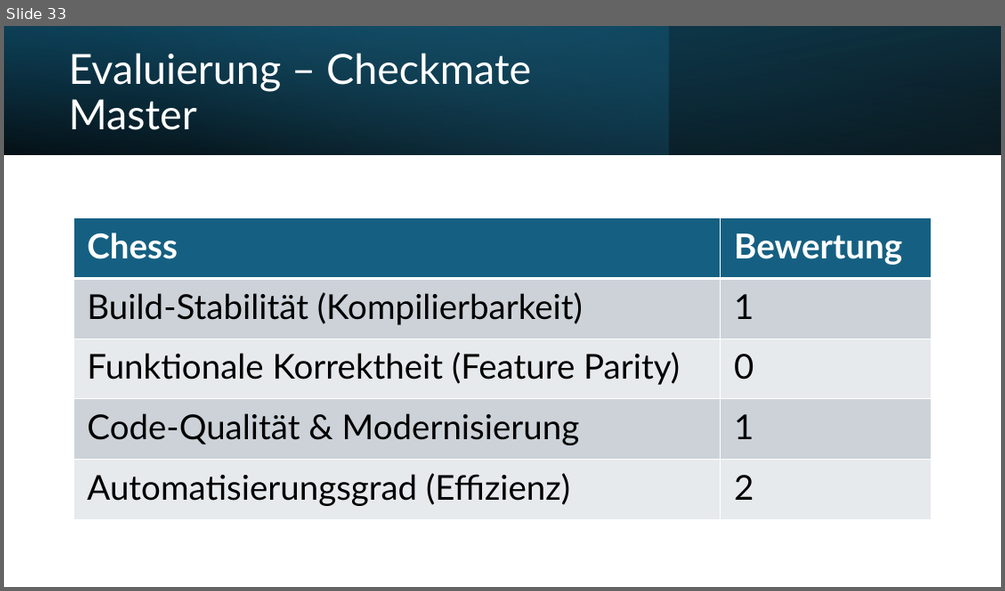
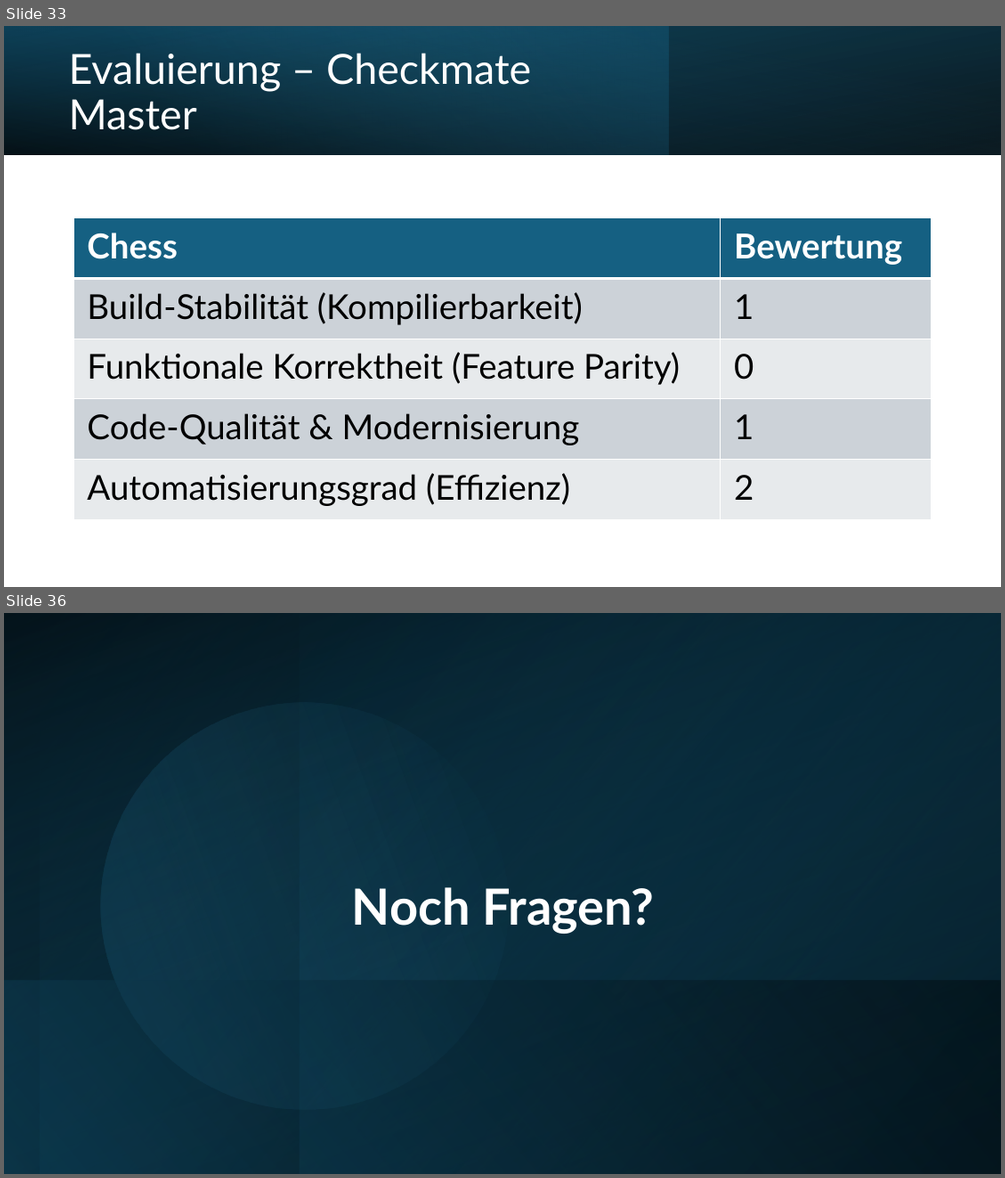
Before and after one commit to kis4-2026ss/projekt-g1-dorninger-pallinger, a slide deck: AI-Assisted Java Legacy Migration.pptx. Shown one above the other, each under a label of ours: slide 33 before the commit, slides 33 and 36 after it; the slides between them are not shown. The pictures are 1005x591 and 1005x1178 pixels, drawn with LibreOffice and Linux fonts; fonts in the diff are those of the drawing. Boxes give left, top, right and bottom in pixels: in the first picture for what was removed or moved away, otherwise in the second. Text is boxed around its words. In the diff, an @@ line names an element or a change of style, - is before the commit and + after.

```diff
--- a/AI-Assisted Java Legacy Migration.pptx
+++ b/AI-Assisted Java Legacy Migration.pptx
@@ slide 36 added at (4,613,1001,1174), background #FFFFFF @@
@@ rectangle added at (4,613,1001,1174), fill gradient #000000 to #104862 @@
@@ rectangle added at (4,613,299,1174), fill gradient #104862 to #000000 @@
@@ rectangle added at (4,613,1001,1174), fill gradient #104862 to #000000 @@
@@ rectangle added at (40,613,1001,1174), fill gradient #0B3041 to #156082 @@
@@ rectangle added at (299,614,1001,1174), fill gradient #104862 to #000000 @@
@@ ellipse added at (68,671,541,1142), fill gradient #156082 to #46B1E1 @@
@@ title added at (352,887,654,933), 48 pt, text #FFFFFF, bold @@
+Noch Fragen?
@@ rectangle added at (4,981,1001,1174), fill gradient #104862 to #000000 @@
```
Also in this commit, not shown: 16 slides changed, 1 other slide added.
